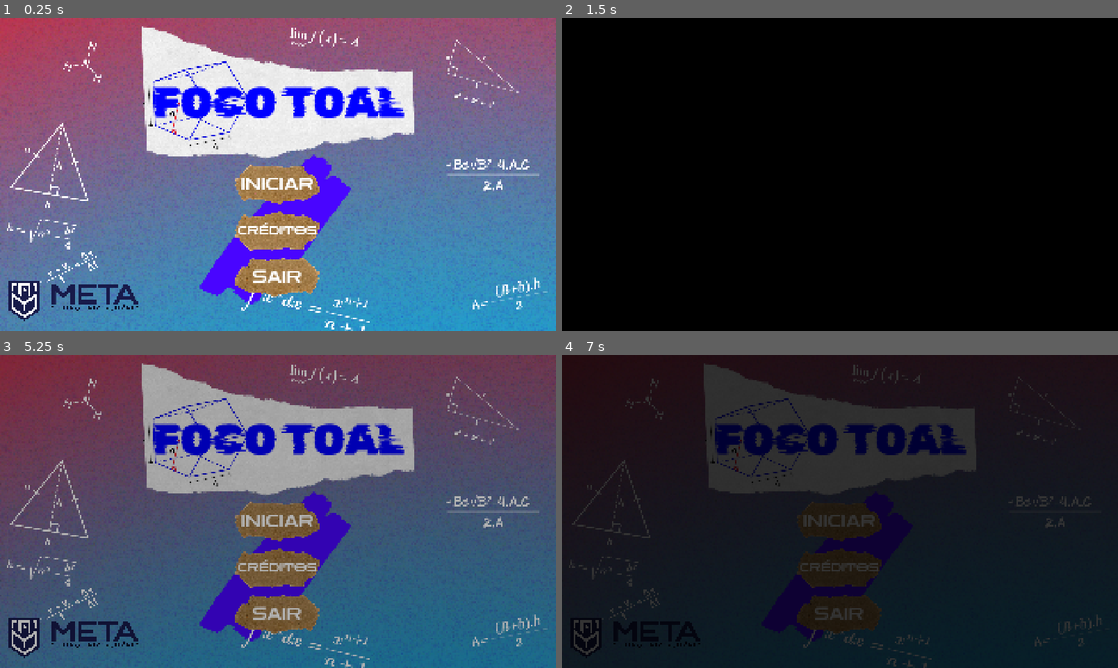
Above: before the commit, frames 1-4 (two rows, left to right).
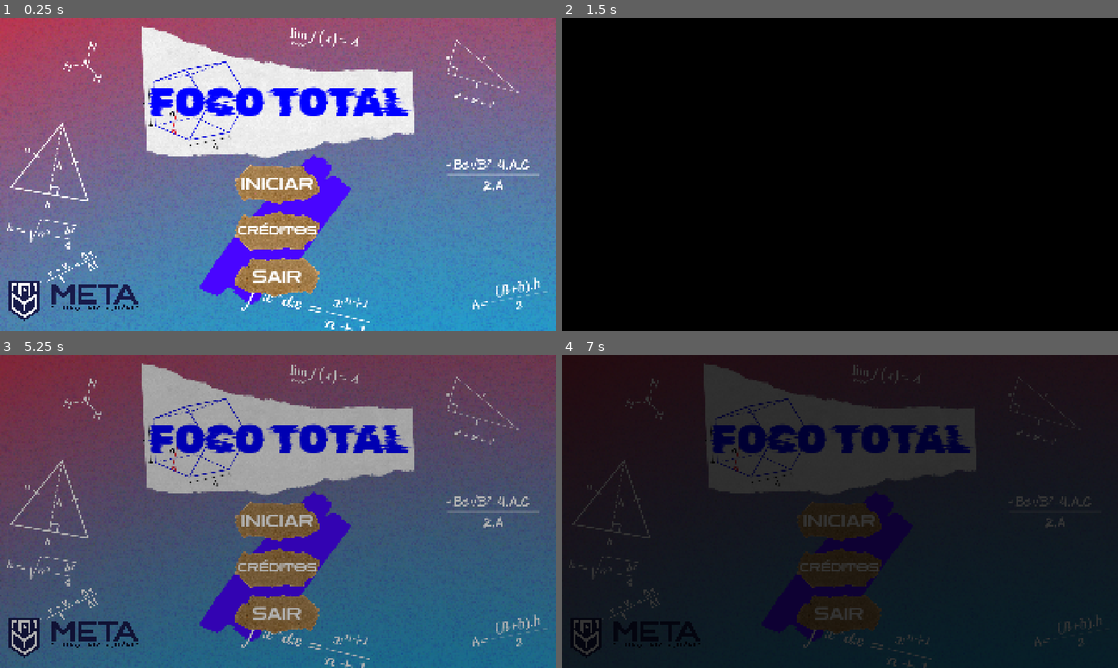
Above: after the commit, the same moments.

Repository: ArthurRosario/Ferramenta-de-auxilio-de-questoes-de-matematica
Game: Godot game, scene res://cenas/menu_principal.tscn
The game is run twice, just before and just after one commit, with the same random seed, the same clock (stepped at 60 frames per second) and the same inputs.
Inputs:
- Up to frame 1 (0.25 s): no input
- Up to frame 2 (1.5 s): click "INICIAR" at 0.5 s; click "INICIAR" at 1.25 s
- Up to frame 3 (5.25 s): click "CRÉDITOS" at 2 s; click "CRÉDITOS" at 2.75 s; click "INICIAR" at 3.5 s; click "CRÉDITOS" at 4.25 s; tap Enter at 5 s
- Up to frame 4 (7 s): tap Space at 6.5 s

The runs differ from the first frame. In frame 1, 2.8% of the frame differs, in the area x 26-74%, y 21-32%; in frame 2, nothing differs; in frame 3, 2.7%; in frame 4, 2.0%.
Error in both runs: Invalid access to property or key 'animation_finishe' on a base object of type 'AnimationPlayer'. (res://scripts/menu_principal.gd:14)

Commit message:
Reparos

Diff:
--- a/cenas/menu_principal.tscn
+++ b/cenas/menu_principal.tscn
@@ -176,8 +176,8 @@
 offset_bottom = 423.0
 theme_override_colors/font_color = Color(0, 0, 1, 1)
 theme_override_fonts/font = ExtResource("6_6ro21")
-theme_override_font_sizes/font_size = 150
-text = "FOCO TOAL"
+theme_override_font_sizes/font_size = 140
+text = "FOCO TOTAL"
 horizontal_alignment = 1
 vertical_alignment = 1
 
